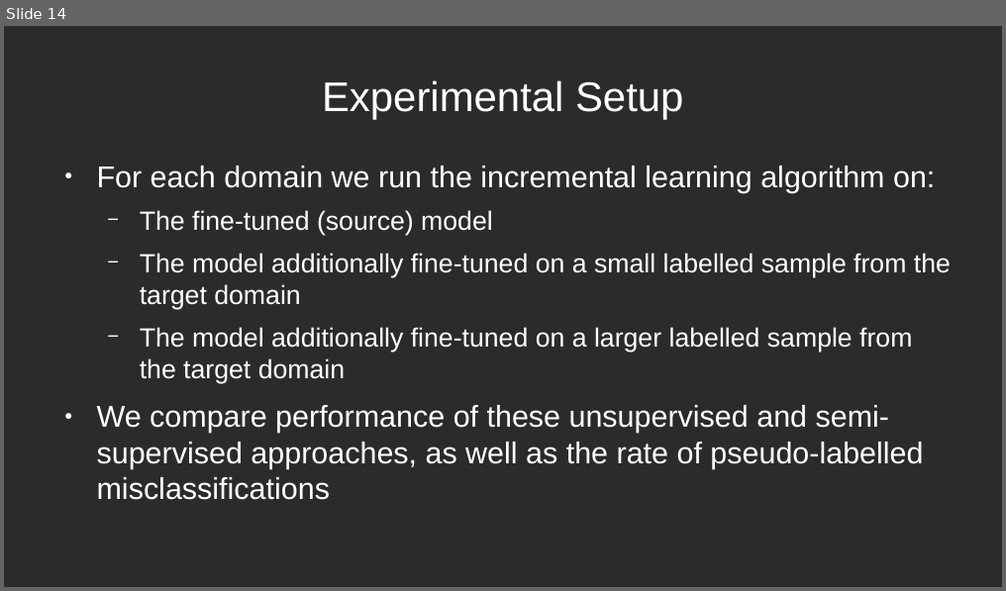
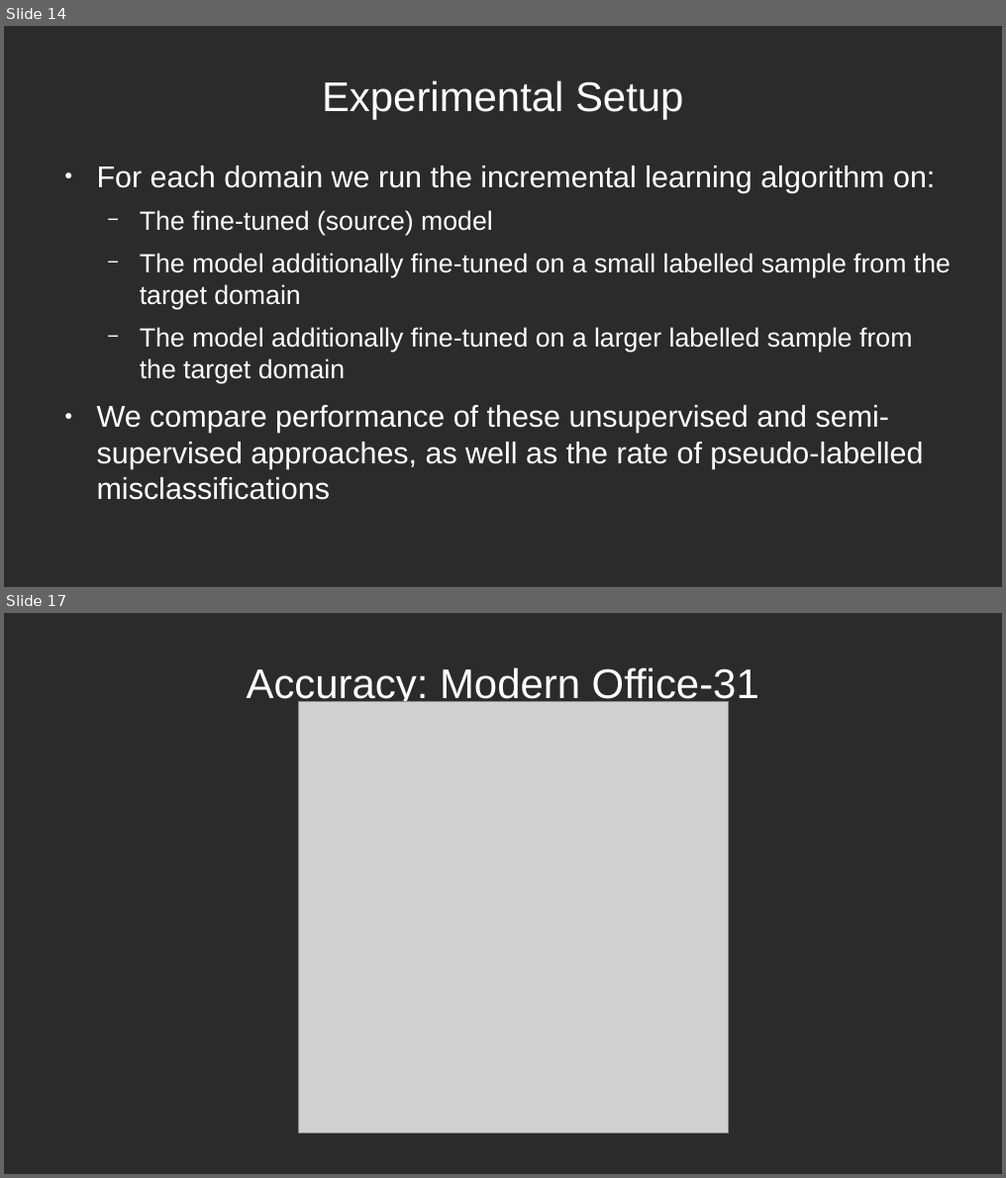
Before and after one commit to dimits-ts/deep_vision_domain_adaptation, a slide deck: presentation/presentation.odp. Shown one above the other, each under a label of ours: slide 14 before the commit, slides 14 and 17 after it; the slides between them are not shown. The pictures are 1006x591 and 1006x1178 pixels, drawn with LibreOffice and Linux fonts; fonts in the diff are those of the drawing; grey boxes stand for pictures; background and template pictures are left out; a plain dark background stands for a picture behind light text. Boxes give left, top, right and bottom in pixels: in the first picture for what was removed or moved away, otherwise in the second. Text is boxed around its words. In the diff, an @@ line names an element or a change of style, - is before the commit and + after.

```diff
--- a/presentation/presentation.odp
+++ b/presentation/presentation.odp
@@ slide 17 added at (4,613,1002,1174), background picture (left out) @@
@@ title added at (247,667,759,707), 33 pt, text #FFFFFF @@
+Accuracy: Modern Office-31
@@ picture added at (298,702,729,1133) @@
```
Also in this commit, not shown: 3 slides changed, 7 other slides added, 1 slide removed.
